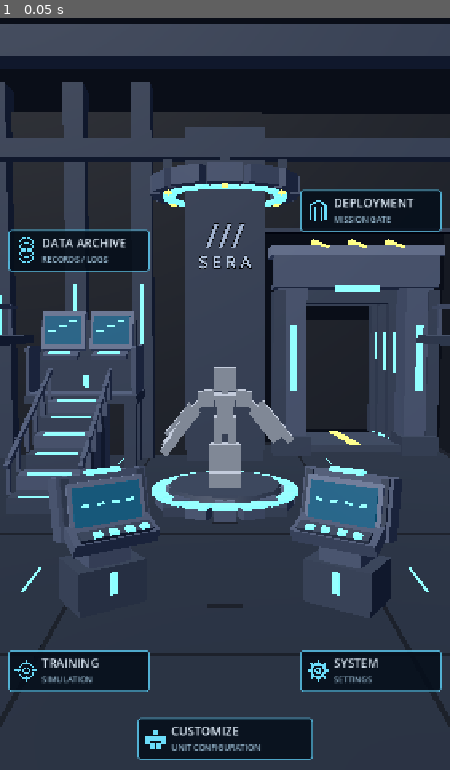
Above: before the commit, frame 1.
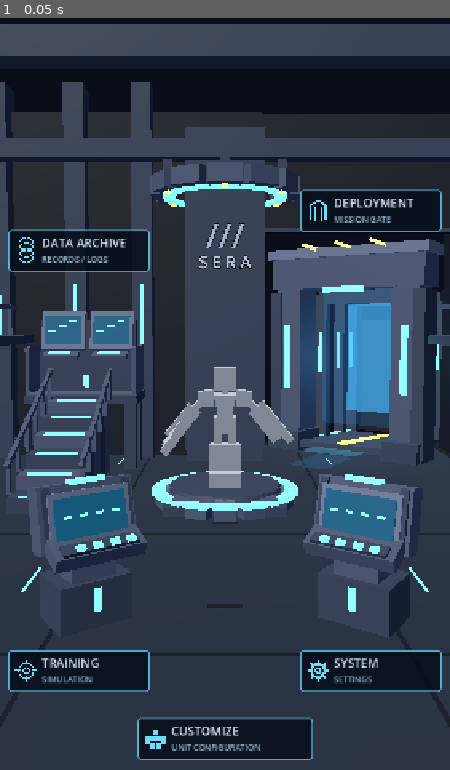
Above: after the commit, the same moment.

Repository: shejklgaia-png/-
Game: Godot game, scene res://scenes/command_nexus.tscn
Two runs of this game, one before a commit and one after it. Both use one fixed random seed, a clock stepped at 60 frames per second and the inputs below. This scene is started directly instead of the project's main scene.
Inputs:
- Up to frame 1 (0.05 s): no input

The runs differ from the first frame. In frame 1, 11% of the frame differs, in the area x 6-99%, y 29-82%.

Commit message:
feat(v124): aim gate at Sera, emit soft blue portal light and bring consoles forward

Diff:
--- a/scripts/command_nexus.gd
+++ b/scripts/command_nexus.gd
@@ -1,9 +1,12 @@
 extends Node3D
-# v123: near foreground consoles, raised archive mezzanine and enlarged distant deployment gate.
+# v124: gate aimed toward SERA with lightweight light spill; foreground consoles closer.
 # This read-only display renders their embedded geometry in material batches.
 const Modules = preload("res://assets/base_command_modules.gd")
 const SeraRig = preload("res://scripts/sera_rig.gd")
 const TagIcon = preload("res://scripts/nexus_tag_icon.gd")
+
+const GATE_ORIGIN := Vector3(4.00, 0.02, -10.48)
+const SERA_STAGE_ORIGIN := Vector3(0.0, 0.0, -4.75)
 
 var batch_data: Dictionary = {}
 var hud: Control
@@ -14,12 +17,13 @@
     _module("hangar_shell", Vector3.ZERO)
     _module("maintenance_pad", Vector3(0.0, 0.0, -4.75))
     _module("maintenance_canopy", Vector3(0.0, 8.0, -8.95))
-    _module("deployment_gate", Vector3(4.05, 0.02, -10.48), 0.0, 1.20, 1.25)
+    _module("deployment_gate", GATE_ORIGIN, _gate_facing_yaw(), 1.20, 1.25)
     _module("archive_mezzanine", Vector3(-4.00, 0.0, -6.55))
     _module("data_bank", Vector3(-4.00, 2.19, -8.95))
-    _module("kiosk", Vector3(-1.82, 0.0, 0.75), deg_to_rad(34.0))
-    _module("kiosk", Vector3(1.82, 0.0, 0.75), deg_to_rad(-34.0))
+    _module("kiosk", Vector3(-1.95, 0.0, 1.30), deg_to_rad(36.0))
+    _module("kiosk", Vector3(1.95, 0.0, 1.30), deg_to_rad(-36.0))
     _render_batches()
+    _deployment_gate_lightspill()
     _pad_center()
     _sera_display()
     _camera()
@@ -60,6 +64,72 @@
         var instances: Array = batch_data.get(index, [])
         instances.append(transform)
         batch_data[index] = instances
+
+
+func _gate_facing_yaw() -> float:
+    # The Blockbench gate faces along local +Z. Point that normal at SERA's stage,
+    # not away from the camera (positive yaw would point to the right).
+    var toward_sera: Vector3 = SERA_STAGE_ORIGIN - GATE_ORIGIN
+    return atan2(toward_sera.x, toward_sera.z)
+
+func _gate_light_quad(parent: Node3D, label: String, local_pos: Vector3,
+        dimensions: Vector2, tint: Color, emission_strength: float,
+        horizontal: bool = false) -> void:
+    var surface := MeshInstance3D.new()
+    surface.name = label
+    var shape := QuadMesh.new()
+    shape.size = dimensions
+    surface.mesh = shape
+    surface.position = local_pos
+    if horizontal:
+        surface.rotation.x = -PI * 0.5
+    surface.cast_shadow = GeometryInstance3D.SHADOW_CASTING_SETTING_OFF
+    var light_material := StandardMaterial3D.new()
+    light_material.shading_mode = BaseMaterial3D.SHADING_MODE_UNSHADED
+    light_material.transparency = BaseMaterial3D.TRANSPARENCY_ALPHA
+    light_material.cull_mode = BaseMaterial3D.CULL_DISABLED
+    light_material.albedo_color = tint
+    light_material.emission_enabled = true
+    light_material.emission = Color(tint.r, tint.g, tint.b)
+    light_material.emission_energy_multiplier = emission_strength
+    surface.material_override = light_material
+    parent.add_child(surface)
+
+func _deployment_gate_lightspill() -> void:
+    # Reuse exactly the same position and rotation as the authored gate.
+    # The visible opening faces the central maintenance stage.
+    var portal := Node3D.new()
+    portal.name = "DeploymentGateLightspill"
+    portal.position = GATE_ORIGIN
+    portal.rotation.y = _gate_facing_yaw()
+    add_child(portal)
+
+    # Two static emissive planes simulate depth behind the open gate.
+    # Deliberately no bloom, fog, volumetrics, particles or extra shadows.
+    _gate_light_quad(portal, "DeepBlueBacklight",
+        Vector3(0.0, 3.00, -2.25), Vector2(2.25, 3.95),
+        Color(0.30, 0.75, 1.00, 0.66), 2.10)
+    _gate_light_quad(portal, "DiffusedAperture",
+        Vector3(0.0, 3.00, -0.70), Vector2(2.65, 4.45),
+        Color(0.20, 0.65, 1.00, 0.18), 1.25)
+
+    # Narrow light pools extend from the doorway into the hangar floor.
+    _gate_light_quad(portal, "ThresholdGlow",
+        Vector3(0.0, 0.20, 0.72), Vector2(1.70, 1.70),
+        Color(0.36, 0.83, 1.00, 0.31), 1.35, true)
+    _gate_light_quad(portal, "SpillOnFloor",
+        Vector3(0.0, 0.055, 2.04), Vector2(1.18, 1.95),
+        Color(0.24, 0.68, 1.00, 0.15), 0.90, true)
+
+    # One unshadowed light adds a little spill onto the surrounding frame.
+    var lamp := OmniLight3D.new()
+    lamp.name = "GateInteriorFill"
+    lamp.position = Vector3(0.0, 3.0, -0.75)
+    lamp.light_color = Color(0.40, 0.81, 1.00)
+    lamp.light_energy = 1.25
+    lamp.omni_range = 5.5
+    lamp.shadow_enabled = false
+    portal.add_child(lamp)
 
 func _mat(index: int) -> StandardMaterial3D:
     var mat := StandardMaterial3D.new()
